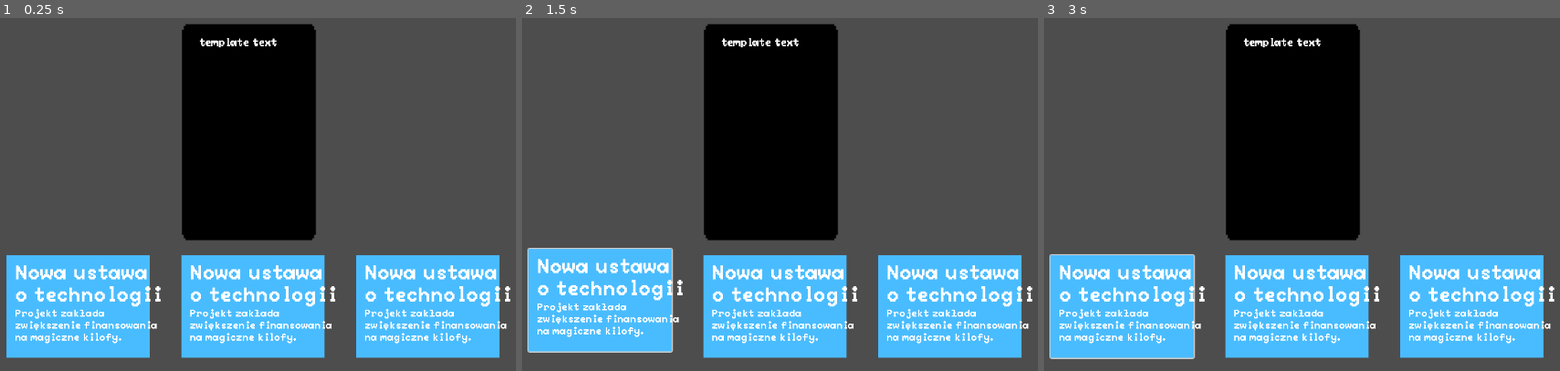
Above: before the commit, frames 1-3 (left to right).
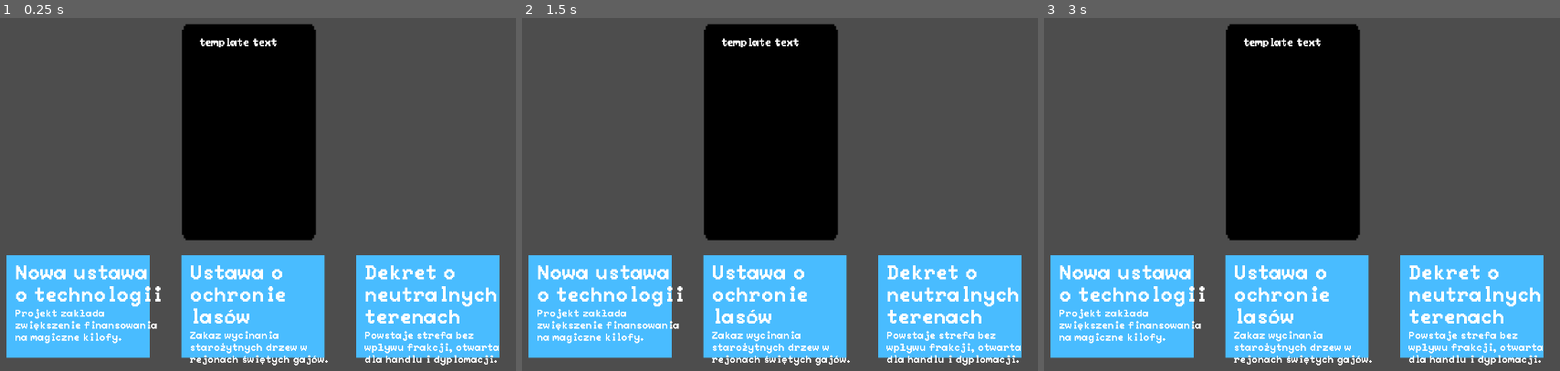
Above: after the commit, the same moments.

Repository: WhatYouFormaggiKindOfPizza/game
Game: Godot game, scene res://scenes/game.tscn
The game is run twice, just before and just after one commit, with the same random seed, the same clock (stepped at 60 frames per second) and the same inputs. The engine's default icon, where the game draws it, is replaced by a stand-in: a white triangle on a blue panel in a dark square.
Inputs (mouse positions are in pixels of both pictures, inside the frame that each line leads up to):
- Up to frame 1 (0.25 s): no input
- Up to frame 2 (1.5 s): click (599, 307) at 0.52 s; click (599, 300) at 1.27 s
- Up to frame 3 (3 s): click (1121, 300) at 2.02 s; tap Enter at 2.75 s; move the mouse to (1477, 155) at 2.77 s

The runs differ from the first frame. In frame 1, 5.2% of the frame differs, in the area x 36-99%, y 70-99%; in frame 2, 9.2%, in the area x 1-99%, y 65-99%; in frame 3, 5.5%.
Error before the commit: Cannot call method 'get_children' on a null value. (res://scripts/game_manager.gd:126)

Commit message:
Fix PostsConatiner unique name

Diff:
--- a/scenes/game.tscn
+++ b/scenes/game.tscn
@@ -45,6 +45,7 @@
 group_name = "Alties"
 
 [node name="PostsContainer" type="HBoxContainer" parent="."]
+unique_name_in_owner = true
 offset_left = 156.0
 offset_top = 452.0
 offset_right = 934.0
